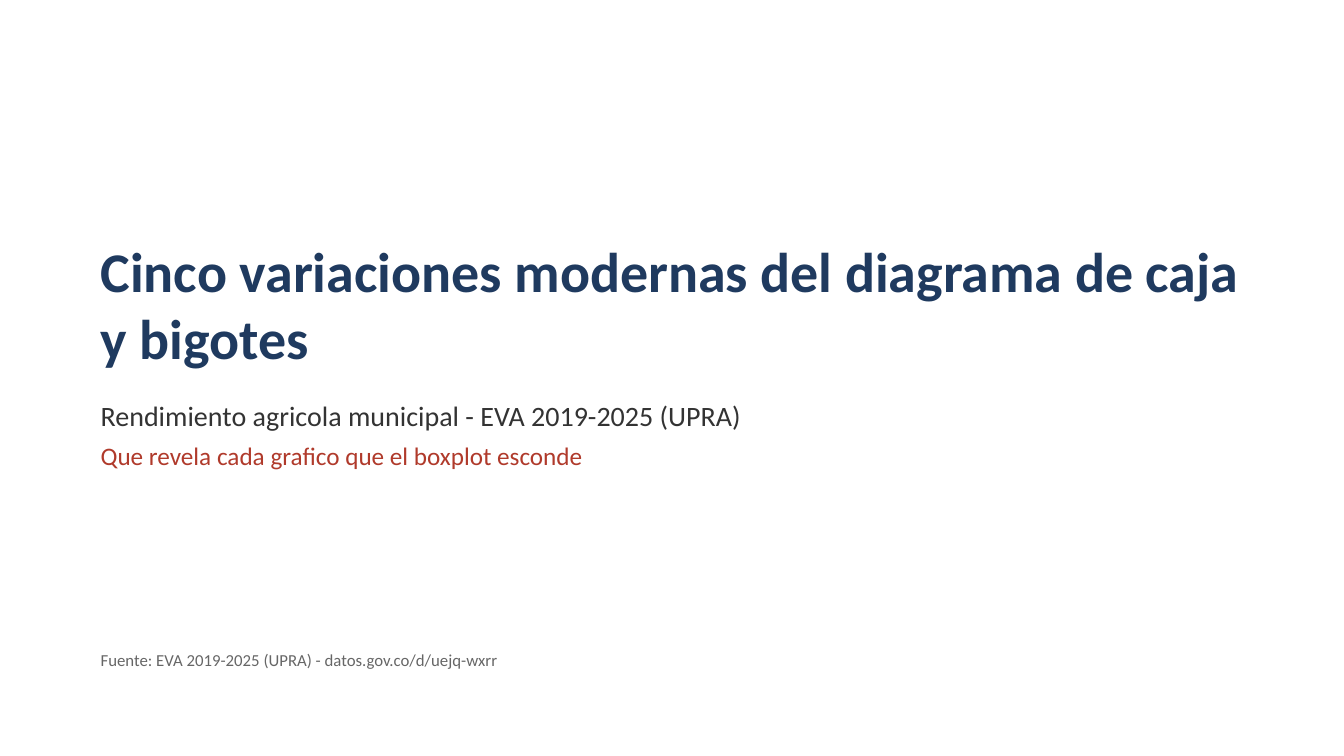
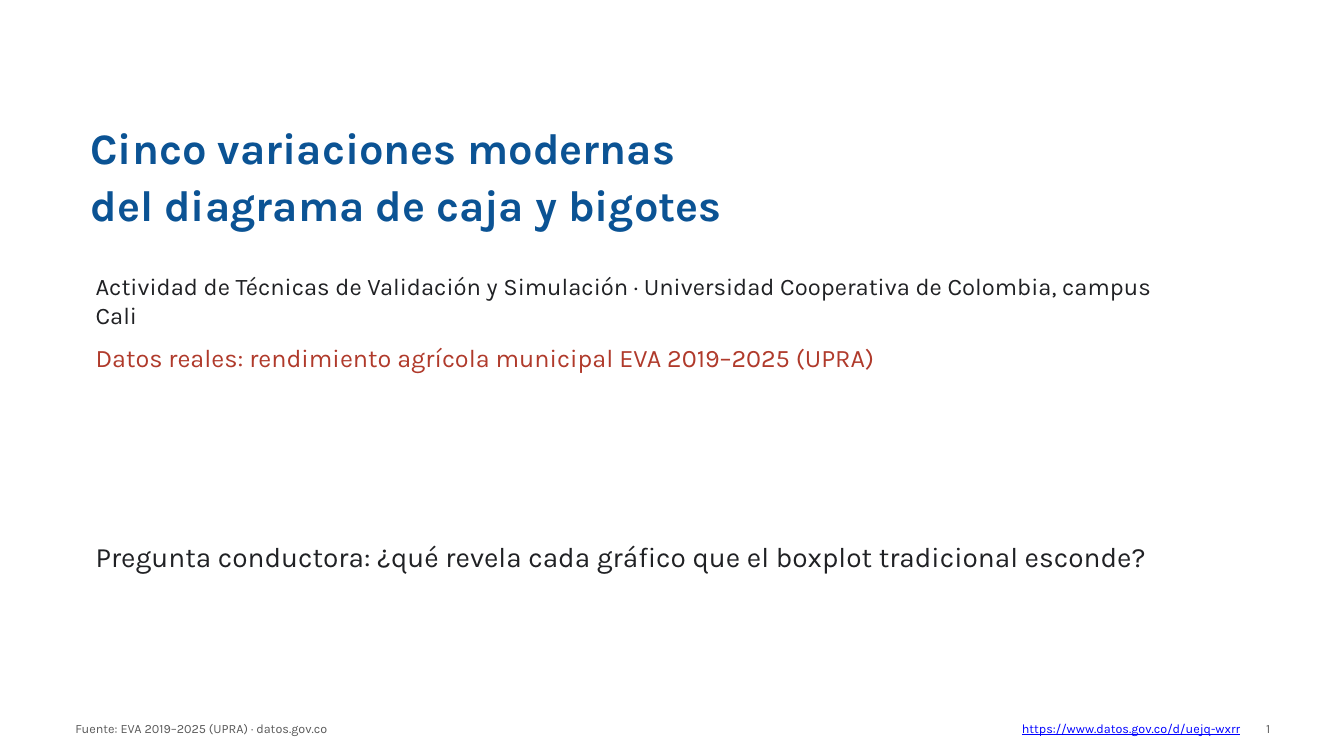
Before and after one commit to Breinersmartinez/statistical-distribution-visualizations, a slide deck: slide 1 of presentation/presentacion_boxplots_modernos.pptx. Drawn at 1344x756 pixels with LibreOffice and Linux fonts; fonts in the diff are those of the drawing. Boxes give left, top, right and bottom in pixels: in the first picture for what was removed or moved away, otherwise in the second. Text is boxed around its words. In the diff, an @@ line names an element or a change of style, - is before the commit and + after.

Commit message:
feat: corregir entrega de boxplots modernos

```diff
--- a/presentation/presentacion_boxplots_modernos.pptx
+++ b/presentation/presentacion_boxplots_modernos.pptx
@@ text at (91, 133, 722, 232): text changed; size 40 to 31 pt; font Calibri to Karla; text colour #1F3A5F to #0B5394 @@
-Cinco variaciones modernas del diagrama de caja y bigotes
+Cinco variaciones modernas
+del diagrama de caja y bigotes
@@ text added at (96, 277, 1151, 325), 17 pt, text #202124 @@
+Actividad de Técnicas de Validación y Simulación · Universidad Cooperativa de Colombia, campus Cali
@@ text at (96, 348, 874, 373): text changed; size 12 to 18 pt; font Calibri to Karla; text colour #666666 to #B03A2B @@
-Fuente: EVA 2019-2025 (UPRA) - datos.gov.co/d/uejq-wxrr
+Datos reales: rendimiento agrícola municipal EVA 2019–2025 (UPRA)
@@ text at (96, 545, 1146, 574): text changed; font Calibri to Karla; text colour #333333 to #202124 @@
-Rendimiento agricola municipal - EVA 2019-2025 (UPRA)
-Que revela cada grafico que el boxplot esconde
+Pregunta conductora: ¿qué revela cada gráfico que el boxplot tradicional esconde?
@@ text added at (75, 724, 327, 736), 9 pt, text #5A5A5A @@
+Fuente: EVA 2019–2025 (UPRA) · datos.gov.co
@@ text added at (1022, 723, 1240, 736), 9 pt, text #0000FF, underline @@
+https://www.datos.gov.co/d/uejq-wxrr
@@ text added at (1266, 725, 1270, 733), 9 pt, text #5A5A5A @@
+1
```
Also in this commit, not shown: 12 slides added, 13 slides removed, 12 other files.
